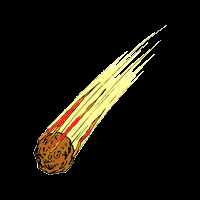
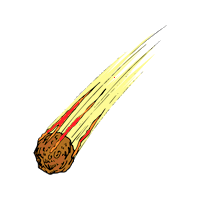
Two versions of the same layered image (200×200). Layer-by-layer changes:
removed layer "Background" over (0, 0, 200, 200)
